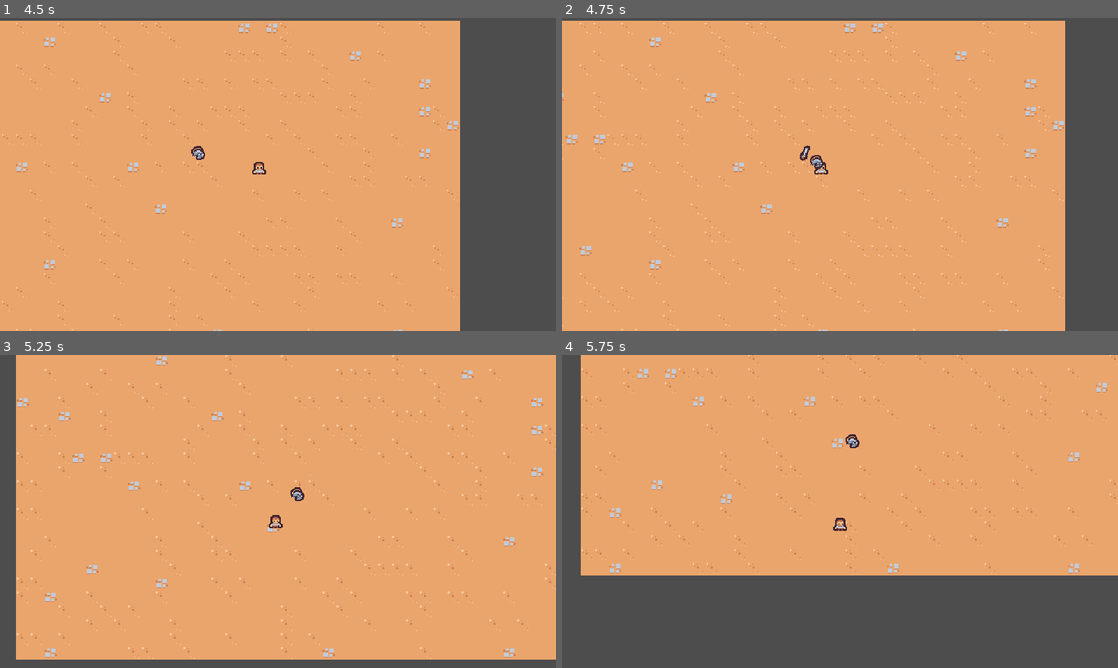
Above: before the commit, frames 1-4 (two rows, left to right).
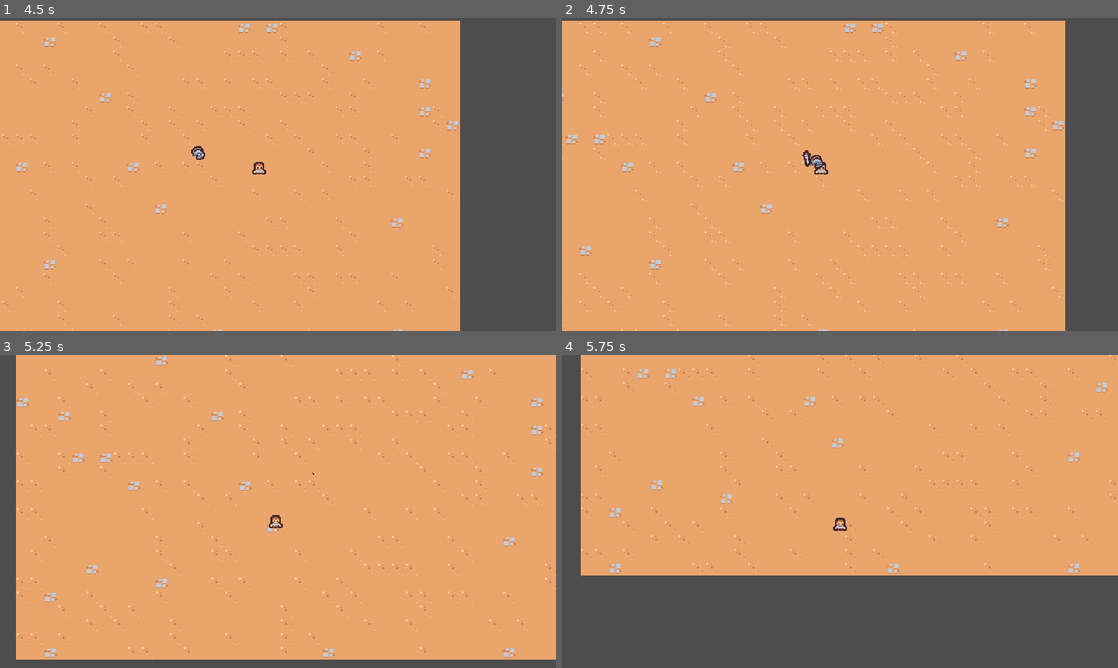
Above: after the commit, the same moments.

Repository: river-zero/FakepireSurvivors
Game: Godot game, scene res://scene/main/main.tscn
Two runs of this game, one before a commit and one after it. Both use one fixed random seed, a clock stepped at 60 frames per second and the inputs below.
Inputs:
- Up to frame 1 (4.5 s): hold D (move_right) 0.53-1.28 s; hold S (move_down) 1.28-2.03 s; hold D (move_right) 2.03-2.78 s; hold W (move_up) 2.78-3.53 s; hold A (move_left) from 3.53 s (still down)
- Up to frame 2 (4.75 s): keep holding A (move_left)
- Up to frame 3 (5.25 s): release A (move_left) at 5.03 s; hold S (move_down) from 5.03 s (still down)
- Up to frame 4 (5.75 s): keep holding S (move_down)

Frame 1 is identical in both runs. In frame 2, less than 0.1% of the frame differs, in the area x 42-45%, y 40-48%; in frame 3, less than 0.1%, in the area x 52-57%, y 37-47%; in frame 4, less than 0.1%.

Commit message:
추가: 칼 공격 시 적 제거

Diff:
--- a/project.godot
+++ b/project.godot
@@ -46,6 +46,12 @@
 ]
 }
 
+[layer_names]
+
+2d_physics/layer_1="Terrain"
+2d_physics/layer_2="Player"
+2d_physics/layer_3="Enemy"
+
 [rendering]
 
 textures/canvas_textures/default_texture_filter=0
--- a/scene/ability/sword_ability/sword_ability.tscn
+++ b/scene/ability/sword_ability/sword_ability.tscn
@@ -44,6 +44,18 @@
 "method": &"queue_free"
 }]
 }
+tracks/3/type = "value"
+tracks/3/imported = false
+tracks/3/enabled = true
+tracks/3/path = NodePath("Area2D/CollisionShape2D:disabled")
+tracks/3/interp = 1
+tracks/3/loop_wrap = true
+tracks/3/keys = {
+"times": PackedFloat32Array(0, 0.2, 0.4),
+"transitions": PackedFloat32Array(1, 1, 1),
+"update": 1,
+"values": [true, true, false]
+}
 
 [sub_resource type="Animation" id="Animation_gpm0m"]
 length = 0.001
@@ -71,12 +83,27 @@
 "update": 0,
 "values": [Vector2(1, 1)]
 }
+tracks/2/type = "value"
+tracks/2/imported = false
+tracks/2/enabled = true
+tracks/2/path = NodePath("Area2D/CollisionShape2D:disabled")
+tracks/2/interp = 1
+tracks/2/loop_wrap = true
+tracks/2/keys = {
+"times": PackedFloat32Array(0),
+"transitions": PackedFloat32Array(1),
+"update": 1,
+"values": [true]
+}
 
 [sub_resource type="AnimationLibrary" id="AnimationLibrary_qsiwb"]
 _data = {
 "RESET": SubResource("Animation_gpm0m"),
 "swing": SubResource("Animation_r2361")
 }
+
+[sub_resource type="RectangleShape2D" id="RectangleShape2D_o6wt7"]
+size = Vector2(30, 30)
 
 [node name="SwordAbility" type="Node2D"]
 
@@ -89,3 +116,12 @@
 [node name="Sprite2D" type="Sprite2D" parent="."]
 texture = ExtResource("1_83j5j")
 offset = Vector2(0, -4)
+
+[node name="Area2D" type="Area2D" parent="."]
+collision_layer = 4
+collision_mask = 0
+
+[node name="CollisionShape2D" type="CollisionShape2D" parent="Area2D"]
+position = Vector2(15, 0)
+shape = SubResource("RectangleShape2D_o6wt7")
+disabled = true
--- a/scene/ability/sword_ability_controller/sword_ability_controller.gd
+++ b/scene/ability/sword_ability_controller/sword_ability_controller.gd
@@ -29,3 +29,7 @@
 	var sword_instance = sword_ability.instantiate() as Node2D
 	player.get_parent().add_child(sword_instance)
 	sword_instance.global_position = enemies[0].global_position
+	sword_instance.global_position += Vector2.RIGHT.rotated(randf_range(0, TAU)) * 4
+
+	var enemy_direction = enemies[0].global_position - sword_instance.global_position
+	sword_instance.rotation = enemy_direction.angle()
--- a/scene/basic_enemy/basic_enemy.gd
+++ b/scene/basic_enemy/basic_enemy.gd
@@ -3,7 +3,7 @@
 const MAX_SPEED = 75
 
 func _ready():
-	pass
+	$Area2D.area_entered.connect(on_area_entered)
 
 func _process(_delta):
 	var direction = get_direction_to_player()
@@ -15,3 +15,6 @@
 	if player_node != null:
 		return (player_node.global_position - global_position).normalized()
 	return Vector2.ZERO
+
+func on_area_entered(other_area: Area2D):
+	queue_free()
--- a/scene/basic_enemy/basic_enemy.tscn
+++ b/scene/basic_enemy/basic_enemy.tscn
@@ -1,13 +1,24 @@
-[gd_scene load_steps=4 format=3 uid="uid://6opkj4grn7va"]
+[gd_scene load_steps=5 format=3 uid="uid://6opkj4grn7va"]
 
 [ext_resource type="Texture2D" uid="uid://dg3h13ae4nh6x" path="res://scene/basic_enemy/basic_enemy.png" id="1_747r8"]
 [ext_resource type="Script" path="res://scene/basic_enemy/basic_enemy.gd" id="1_ljc1s"]
+
+[sub_resource type="CircleShape2D" id="CircleShape2D_kuywg"]
+radius = 12.0
 
 [sub_resource type="CircleShape2D" id="CircleShape2D_oougs"]
 
 [node name="BasicEnemy" type="CharacterBody2D" groups=["enemy"]]
 collision_layer = 0
 script = ExtResource("1_ljc1s")
+
+[node name="Area2D" type="Area2D" parent="."]
+collision_layer = 0
+collision_mask = 4
+
+[node name="CollisionShape2D" type="CollisionShape2D" parent="Area2D"]
+position = Vector2(0, -5)
+shape = SubResource("CircleShape2D_kuywg")
 
 [node name="Sprite2D" type="Sprite2D" parent="."]
 texture = ExtResource("1_747r8")
Not shown: 1 places in scene/ability/sword_ability/sword_ability.tscn that only renumber resources
